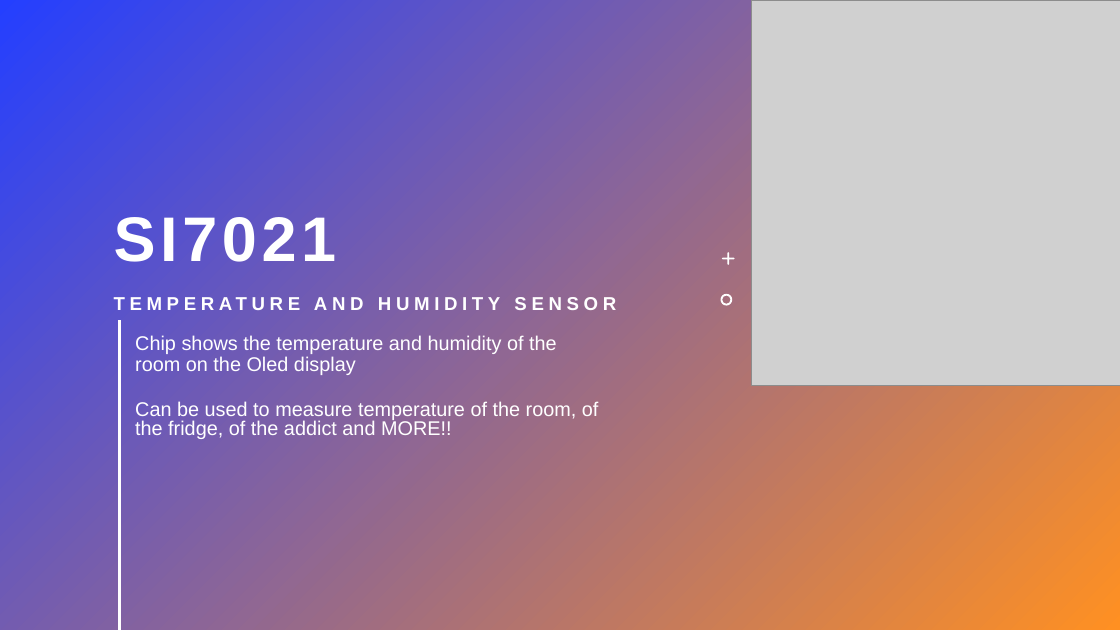
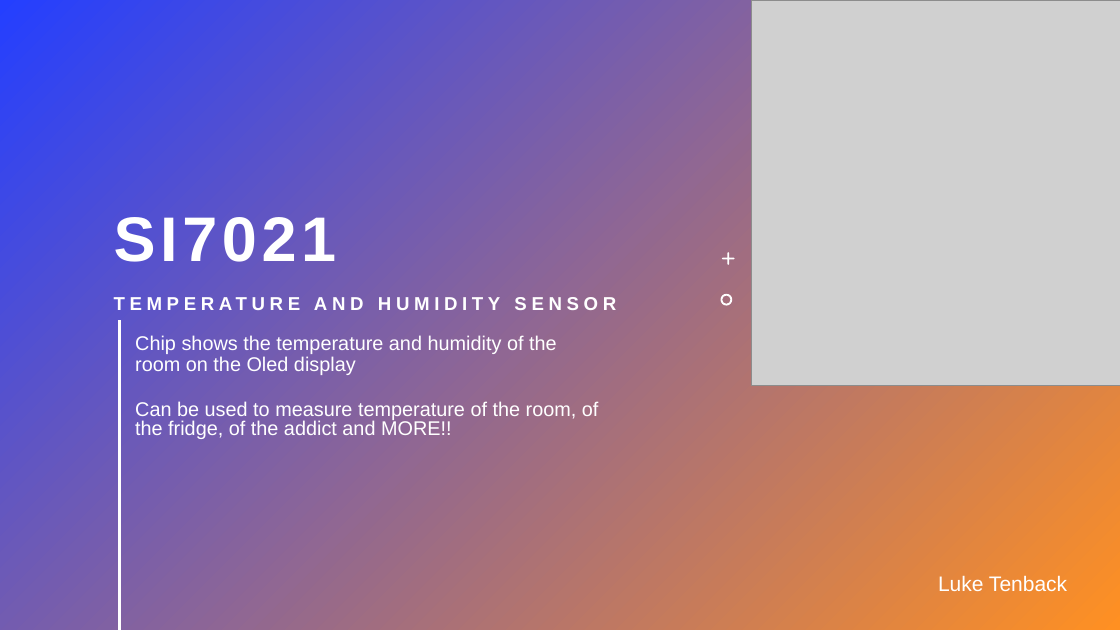
Before and after one commit to LFGaming/IPASS-2023, a slide deck: slide 1 of Poster.pptx. Drawn at 1120x630 pixels with LibreOffice and Linux fonts; fonts in the diff are those of the drawing; grey boxes stand for pictures. Boxes give left, top, right and bottom in pixels: in the first picture for what was removed or moved away, otherwise in the second. Text is boxed around its words. In the diff, an @@ line names an element or a change of style, - is before the commit and + after.

Commit message:
add name to poster

```diff
--- a/Poster.pptx
+++ b/Poster.pptx
@@ text added at [938,575,1067,591], 18 pt, text #FFFFFF @@
+Luke Tenback
```
Also in this commit, not shown: 1 other file.
